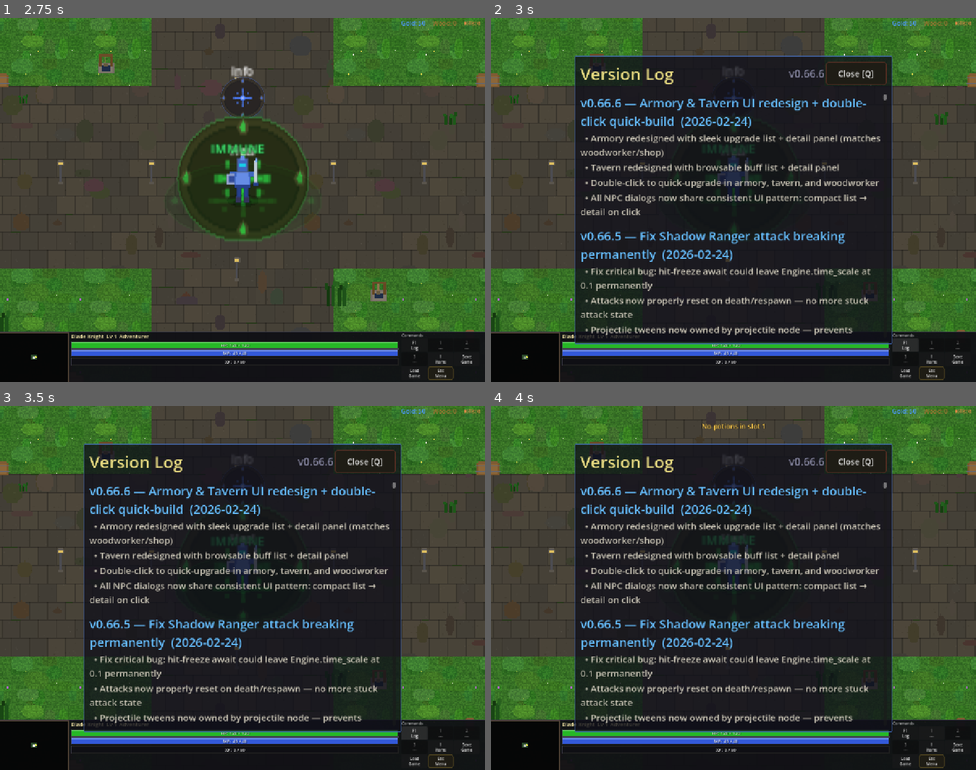
Above: before the commit, frames 1-4 (two rows, left to right).
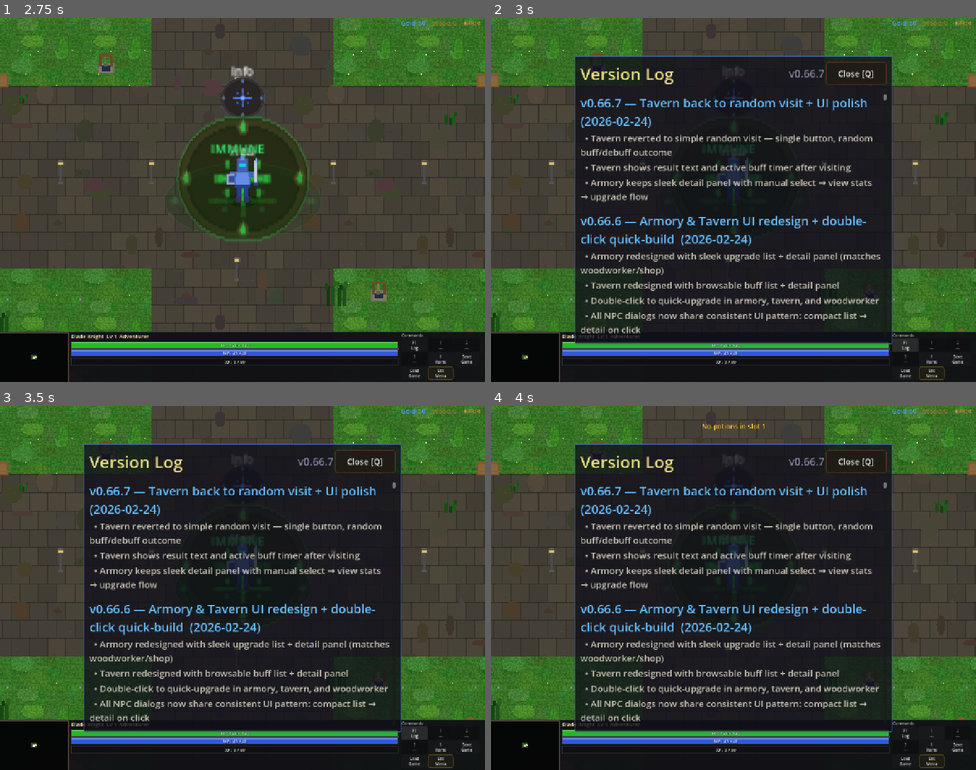
Above: after the commit, the same moments.

Repository: slxny/legends-open-rpg
Game: Godot game, scene res://scenes/main.tscn
Two runs of this game, one before a commit and one after it. Both use one fixed random seed, a clock stepped at 60 frames per second and the inputs below.
Inputs (mouse positions are in pixels of both pictures, inside the frame that each line leads up to):
- Up to frame 1 (2.75 s): tap Enter at 0.5 s; move the mouse to (349, 181) at 0.52 s; hold D (move_right) 0.53-1.25 s; hold Space (attack) 0.53-1.25 s; click (349, 181) at 0.67 s; drag from (145, 218) to (218, 272) at 1.27 s; click "SELECT" at 2 s
- Up to frame 2 (3 s): click "F1 Log" at 2.75 s
- Up to frame 3 (3.5 s): no input
- Up to frame 4 (4 s): click "1 ---" at 3.5 s

Frame 1 is identical in both runs. In frame 2, 9.6% of the frame differs, in the area x 18-81%, y 14-88%; in frame 3, 9.6%; in frame 4, 9.6%.

Commit message:
Revert tavern to simple random visit + keep armory detail panel (v0.66.7)
Co-Authored-By: Claude Opus 4.6 <noreply@anthropic.com>

Diff:
--- a/scenes/ui/changelog_dialog.gd
+++ b/scenes/ui/changelog_dialog.gd
@@ -9,9 +9,19 @@
 var _is_visible: bool = false
 var _is_mobile: bool = false
 
-const GAME_VERSION := "v0.66.6"
+const GAME_VERSION := "v0.66.7"
 
 const CHANGELOG: Array[Dictionary] = [
+	{
+		"version": "v0.66.7",
+		"title": "Tavern back to random visit + UI polish",
+		"date": "2026-02-24",
+		"entries": [
+			"Tavern reverted to simple random visit — single button, random buff/debuff outcome",
+			"Tavern shows result text and active buff timer after visiting",
+			"Armory keeps sleek detail panel with manual select → view stats → upgrade flow",
+		]
+	},
 	{
 		"version": "v0.66.6",
 		"title": "Armory & Tavern UI redesign + double-click quick-build",
--- a/scenes/ui/tavern_dialog.gd
+++ b/scenes/ui/tavern_dialog.gd
@@ -7,30 +7,14 @@
 var _player: Node2D = null
 var _is_visible: bool = false
 var _is_mobile: bool = false
-var _selected_buff: Dictionary = {}
-
-# Double-click quick-visit tracking
-var _last_click_id: String = ""
-var _last_click_time: int = 0
-const DOUBLE_CLICK_MS: int = 400
-var _pending_detail_timer: SceneTreeTimer = null
-var _pending_detail_buff: Dictionary = {}
 
 # UI refs built in code
 var _title_label: Label
 var _gold_label: Label
 var _close_btn: Button
-var _item_scroll: ScrollContainer
-var _item_list: VBoxContainer
-var _detail_panel: PanelContainer
-var _detail_name: Label
-var _detail_desc: Label
-var _detail_effect: Label
-var _detail_duration: Label
-var _detail_cost: Label
-var _detail_action_btn: Button
-var _detail_close_btn: Button
 var _active_label: Label
+var _visit_btn: Button
+var _result_label: Label
 
 const VISIT_COST: int = 50
 
@@ -67,7 +51,6 @@
 	panel.visible = true
 	_detect_mobile()
 	_build_ui()
-	_selected_buff = {}
 	_refresh()
 	AudioManager.play_sfx("enter_tavern")
 
@@ -81,15 +64,14 @@
 		panel.offset_top = -vp_size.y / 2.0 + margin
 		panel.offset_bottom = vp_size.y / 2.0 - margin
 	else:
-		panel.offset_left = -280.0
-		panel.offset_right = 280.0
-		panel.offset_top = -250.0
-		panel.offset_bottom = 250.0
+		panel.offset_left = -240.0
+		panel.offset_right = 240.0
+		panel.offset_top = -180.0
+		panel.offset_bottom = 180.0
 
 func close() -> void:
 	_is_visible = false
 	panel.visible = false
-	_cancel_pending_detail()
 	closed.emit()
 
 func _build_ui() -> void:
@@ -167,88 +149,31 @@
 	_active_label.visible = false
 	root_vbox.add_child(_active_label)
 
-	# Double-click hint
-	var hint = Label.new()
-	hint.text = "Double-click a buff to visit directly (%dg)" % VISIT_COST
-	hint.add_theme_font_size_override("font_size", 30 if _is_mobile else 11)
-	hint.add_theme_color_override("font_color", Color(0.6, 0.55, 0.4, 0.7))
-	hint.horizontal_alignment = HORIZONTAL_ALIGNMENT_CENTER
-	root_vbox.add_child(hint)
-
-	# Buff list (scrollable)
-	_item_scroll = ScrollContainer.new()
-	_item_scroll.size_flags_vertical = Control.SIZE_EXPAND_FILL
-	_item_scroll.horizontal_scroll_mode = ScrollContainer.SCROLL_MODE_DISABLED
-	root_vbox.add_child(_item_scroll)
-
-	_item_list = VBoxContainer.new()
-	_item_list.size_flags_horizontal = Control.SIZE_EXPAND_FILL
-	_item_list.add_theme_constant_override("separation", 10 if _is_mobile else 2)
-	_item_scroll.add_child(_item_list)
-
-	# Detail panel
-	_detail_panel = PanelContainer.new()
-	_detail_panel.visible = false
-	var detail_style = StyleBoxFlat.new()
-	detail_style.bg_color = Color(0.14, 0.10, 0.12, 0.95)
-	detail_style.border_color = Color(0.6, 0.3, 0.35)
-	detail_style.set_border_width_all(2)
-	detail_style.set_corner_radius_all(6)
-	detail_style.set_content_margin_all(margin_px)
-	_detail_panel.add_theme_stylebox_override("panel", detail_style)
-	root_vbox.add_child(_detail_panel)
-
-	var detail_vbox = VBoxContainer.new()
-	detail_vbox.add_theme_constant_override("separation", 4 if _is_mobile else 2)
-	_detail_panel.add_child(detail_vbox)
-
-	_detail_name = Label.new()
-	_detail_name.add_theme_font_size_override("font_size", fs_title - 4)
-	detail_vbox.add_child(_detail_name)
-
-	_detail_desc = Label.new()
-	_detail_desc.add_theme_font_size_override("font_size", fs_small)
-	_detail_desc.add_theme_color_override("font_color", Color(0.75, 0.72, 0.65))
-	_detail_desc.autowrap_mode = TextServer.AUTOWRAP_WORD_SMART
-	detail_vbox.add_child(_detail_desc)
-
-	_detail_effect = Label.new()
-	_detail_effect.add_theme_font_size_override("font_size", fs_normal)
-	detail_vbox.add_child(_detail_effect)
-
-	_detail_duration = Label.new()
-	_detail_duration.add_theme_font_size_override("font_size", fs_small)
-	_detail_duration.add_theme_color_override("font_color", Color(0.6, 0.6, 0.6))
-	detail_vbox.add_child(_detail_duration)
-
-	_detail_cost = Label.new()
-	_detail_cost.add_theme_font_size_override("font_size", fs_normal)
-	_detail_cost.add_theme_color_override("font_color", Color(1, 0.85, 0.2))
-	detail_vbox.add_child(_detail_cost)
-
-	var action_row = HBoxContainer.new()
-	action_row.add_theme_constant_override("separation", 8)
-	detail_vbox.add_child(action_row)
-
-	_detail_action_btn = Button.new()
-	_detail_action_btn.custom_minimum_size = Vector2(280 if _is_mobile else 140, btn_h + 10 if _is_mobile else btn_h + 4)
-	_detail_action_btn.add_theme_font_size_override("font_size", fs_btn)
-	_style_btn(_detail_action_btn, Color(0.9, 0.4, 0.5))
-	action_row.add_child(_detail_action_btn)
-
-	_detail_close_btn = Button.new()
-	_detail_close_btn.text = "Back"
-	_detail_close_btn.custom_minimum_size = Vector2(220 if _is_mobile else 80, btn_h + 10 if _is_mobile else btn_h + 4)
-	_detail_close_btn.add_theme_font_size_override("font_size", fs_btn)
-	_style_btn(_detail_close_btn, Color(0.7, 0.7, 0.7))
-	_detail_close_btn.pressed.connect(func():
-		AudioManager.play_sfx("ui_tap", -4.0)
-		_hide_detail()
-	)
-	action_row.add_child(_detail_close_btn)
+	# Result label (shows after visiting)
+	_result_label = Label.new()
+	_result_label.add_theme_font_size_override("font_size", fs_normal)
+	_result_label.autowrap_mode = TextServer.AUTOWRAP_WORD_SMART
+	_result_label.visible = false
+	root_vbox.add_child(_result_label)
+
+	# Spacer to push button down
+	var mid_spacer = Control.new()
+	mid_spacer.size_flags_vertical = Control.SIZE_EXPAND_FILL
+	root_vbox.add_child(mid_spacer)
+
+	# Visit button
+	_visit_btn = Button.new()
+	_visit_btn.custom_minimum_size = Vector2(0, btn_h + 16 if _is_mobile else btn_h + 8)
+	_visit_btn.add_theme_font_size_override("font_size", fs_btn + 4 if _is_mobile else fs_btn + 2)
+	_visit_btn.size_flags_horizontal = Control.SIZE_EXPAND_FILL
+	_style_btn(_visit_btn, Color(0.9, 0.4, 0.5))
+	_visit_btn.pressed.connect(_on_visit)
+	root_vbox.add_child(_visit_btn)
 
 func _refresh() -> void:
 	_gold_label.text = "Gold: %d" % GameManager.gold
+	_visit_btn.text = "Visit the Wench (%dg)" % VISIT_COST
+	_visit_btn.disabled = GameManager.gold < VISIT_COST
 
 	# Active buff
 	if _player:
@@ -263,160 +188,6 @@
 		else:
 			_active_label.visible = false
 
-	for child in _item_list.get_children():
-		child.queue_free()
-
-	# Show all possible buffs as browsable list
-	for buff in BUFFS:
-		_add_buff_row(buff, false)
-
-	if _selected_buff.size() > 0 and _detail_panel.visible:
-		_show_detail(_selected_buff)
-
-func _get_effect_text(buff: Dictionary) -> String:
-	var sign = "+" if buff["amount"] > 0 else ""
-	var val = buff["amount"]
-	if buff["stat"] == "dodge":
-		return "%s%d%% %s" % [sign, int(val * 100), buff["stat"].capitalize()]
-	return "%s%s %s" % [sign, str(int(val)), buff["stat"].replace("_", " ").capitalize()]
-
-func _add_buff_row(buff: Dictionary, _is_debuff: bool) -> void:
-	var fs = 40 if _is_mobile else 14
-	var row_h = 100 if _is_mobile else 30
-
-	var row_style = StyleBoxFlat.new()
-	row_style.bg_color = Color(0.16, 0.14, 0.16, 0.7)
-	row_style.set_corner_radius_all(6)
-	row_style.set_content_margin_all(10 if _is_mobile else 4)
-	row_style.border_color = Color(0.3, 0.25, 0.25, 0.4)
-	row_style.set_border_width_all(1)
-
-	var hover_style = StyleBoxFlat.new()
-	hover_style.bg_color = Color(0.26, 0.20, 0.22, 0.85)
-	hover_style.set_corner_radius_all(6)
-	hover_style.set_content_margin_all(10 if _is_mobile else 4)
-	hover_style.border_color = Color(0.9, 0.4, 0.5, 0.7)
-	hover_style.set_border_width_all(2)
-
-	var row_panel = PanelContainer.new()
-	row_panel.add_theme_stylebox_override("panel", row_style)
-	row_panel.size_flags_horizontal = Control.SIZE_EXPAND_FILL
-	row_panel.custom_minimum_size = Vector2(0, row_h)
-
-	var hbox = HBoxContainer.new()
-	hbox.add_theme_constant_override("separation", 8)
-	row_panel.add_child(hbox)
-
-	var name_label = Label.new()
-	name_label.text = buff["name"]
-	name_label.size_flags_horizontal = Control.SIZE_EXPAND_FILL
-	name_label.add_theme_color_override("font_color", buff["color"])
-	name_label.add_theme_font_size_override("font_size", fs)
-	name_label.text_overrun_behavior = TextServer.OVERRUN_TRIM_ELLIPSIS
-	name_label.vertical_alignment = VERTICAL_ALIGNMENT_CENTER
-	hbox.add_child(name_label)
-
-	var effect_label = Label.new()
-	effect_label.text = _get_effect_text(buff)
-	effect_label.add_theme_color_override("font_color", Color(0.6, 0.85, 0.6))
-	effect_label.add_theme_font_size_override("font_size", 34 if _is_mobile else 12)
-	effect_label.vertical_alignment = VERTICAL_ALIGNMENT_CENTER
-	hbox.add_child(effect_label)
-
-	# Clickable overlay with double-click
-	var btn_overlay = Button.new()
-	btn_overlay.flat = true
-	btn_overlay.set_anchors_and_offsets_preset(Control.PRESET_FULL_RECT)
-	btn_overlay.mouse_default_cursor_shape = Control.CURSOR_POINTING_HAND
-	var btn_normal = StyleBoxFlat.new()
-	btn_normal.bg_color = Color(0, 0, 0, 0)
-	btn_normal.set_corner_radius_all(6)
-	var btn_hover = StyleBoxFlat.new()
-	btn_hover.bg_color = Color(0.9, 0.4, 0.5, 0.08)
-	btn_hover.set_corner_radius_all(6)
-	btn_hover.border_color = Color(0.9, 0.4, 0.5, 0.5)
-	btn_hover.set_border_width_all(1)
-	var btn_pressed = StyleBoxFlat.new()
-	btn_pressed.bg_color = Color(0.9, 0.4, 0.5, 0.15)
-	btn_pressed.set_corner_radius_all(6)
-	btn_pressed.border_color = Color(1.0, 0.5, 0.6, 0.7)
-	btn_pressed.set_border_width_all(2)
-	btn_overlay.add_theme_stylebox_override("normal", btn_normal)
-	btn_overlay.add_theme_stylebox_override("hover", btn_hover)
-	btn_overlay.add_theme_stylebox_override("pressed", btn_pressed)
-	btn_overlay.add_theme_stylebox_override("focus", btn_hover)
-	var b = buff
-	btn_overlay.pressed.connect(func():
-		AudioManager.play_sfx("ui_tap", -4.0)
-		var now = Time.get_ticks_msec()
-		if _last_click_id == b["id"] and (now - _last_click_time) <= DOUBLE_CLICK_MS:
-			_cancel_pending_detail()
-			_last_click_id = ""
-			_last_click_time = 0
-			_on_visit()
-			return
-		_last_click_id = b["id"]
-		_last_click_time = now
-		_pending_detail_buff = b
-		_cancel_pending_detail()
-		_pending_detail_timer = get_tree().create_timer(DOUBLE_CLICK_MS / 1000.0)
-		_pending_detail_timer.timeout.connect(func():
-			_pending_detail_timer = null
-			if _pending_detail_buff.size() > 0:
-				_show_detail(_pending_detail_buff)
-				_pending_detail_buff = {}
-		)
-	)
-	btn_overlay.mouse_entered.connect(func():
-		AudioManager.play_sfx("ui_hover", -8.0)
-		row_panel.add_theme_stylebox_override("panel", hover_style)
-	)
-	btn_overlay.mouse_exited.connect(func():
-		row_panel.add_theme_stylebox_override("panel", row_style)
-	)
-	row_panel.add_child(btn_overlay)
-
-	_item_list.add_child(row_panel)
-
-func _show_detail(buff: Dictionary) -> void:
-	_selected_buff = buff
-	_detail_panel.visible = true
-
-	_detail_name.text = buff["name"]
-	_detail_name.add_theme_color_override("font_color", buff["color"])
-	_detail_desc.text = buff["desc"]
-
-	_detail_effect.text = "Effect: %s" % _get_effect_text(buff)
-	_detail_effect.add_theme_color_override("font_color", Color(0.6, 0.85, 0.6))
-
-	var mins = int(buff["duration"]) / 60
-	_detail_duration.text = "Duration: %d minutes" % mins
-
-	_detail_cost.text = "Cost: %dg (random outcome)" % VISIT_COST
-
-	_detail_action_btn.visible = true
-	_detail_action_btn.text = "Visit (%dg)" % VISIT_COST
-	_detail_action_btn.disabled = GameManager.gold < VISIT_COST
-	for conn in _detail_action_btn.pressed.get_connections():
-		_detail_action_btn.pressed.disconnect(conn["callable"])
-	_detail_action_btn.pressed.connect(func():
-		AudioManager.play_sfx("ui_tap", -4.0)
-		_on_visit()
-	)
-
-func _hide_detail() -> void:
-	_detail_panel.visible = false
-	_selected_buff = {}
-	_last_click_id = ""
-
-func _cancel_pending_detail() -> void:
-	if _pending_detail_timer != null:
-		if _pending_detail_timer.timeout.get_connections().size() > 0:
-			for conn in _pending_detail_timer.timeout.get_connections():
-				_pending_detail_timer.timeout.disconnect(conn["callable"])
-		_pending_detail_timer = null
-	_pending_detail_buff = {}
-
 func _on_visit() -> void:
 	if not _player:
 		return
@@ -446,7 +217,11 @@
 	AudioManager.play_sfx("wench_debuff" if is_debuff else "wench_buff")
 	GameManager.game_message.emit(chosen["name"] + ": " + chosen["desc"], chosen.get("color", Color.WHITE))
 
-	_hide_detail()
+	# Show result in dialog
+	_result_label.text = chosen["name"] + " — " + chosen["desc"]
+	_result_label.add_theme_color_override("font_color", chosen["color"])
+	_result_label.visible = true
+
 	_refresh()
 
 	# Visual flash
@@ -497,10 +272,7 @@
 	if not _is_visible:
 		return
 	if event.is_action_pressed("ui_cancel") or event.is_action_pressed("ability_1"):
-		if _detail_panel.visible:
-			_hide_detail()
-		else:
-			close()
+		close()
 		get_viewport().set_input_as_handled()
 		return
 	var pos := Vector2(-1, -1)
